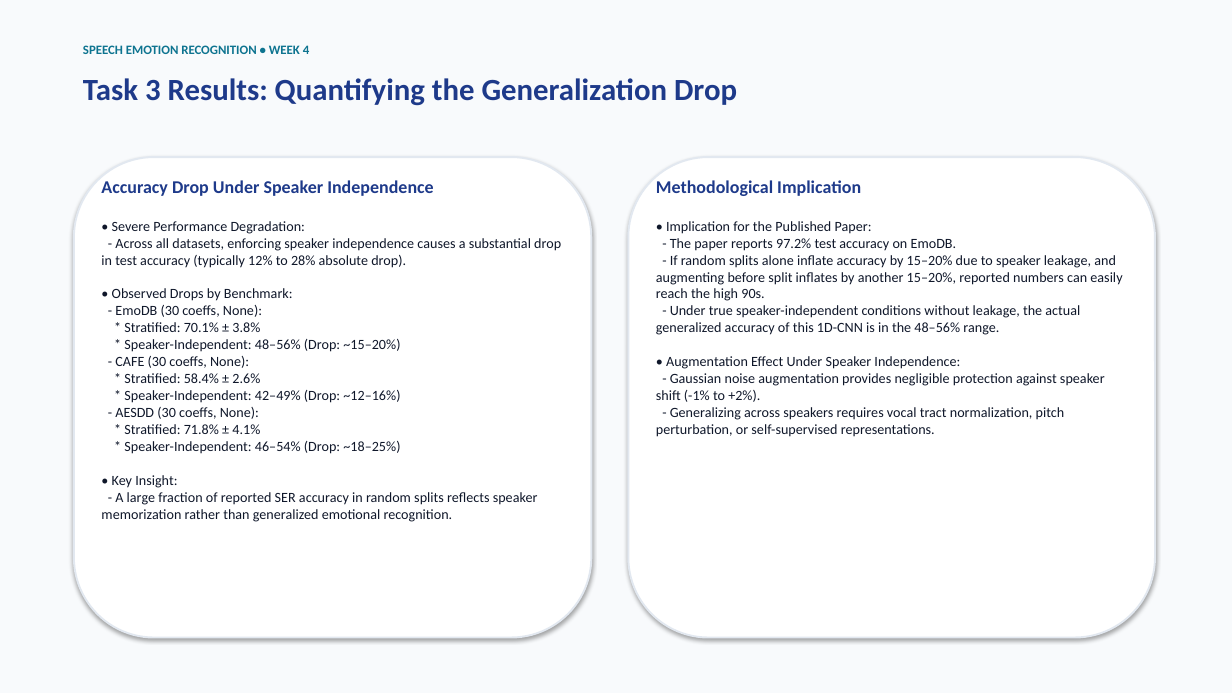
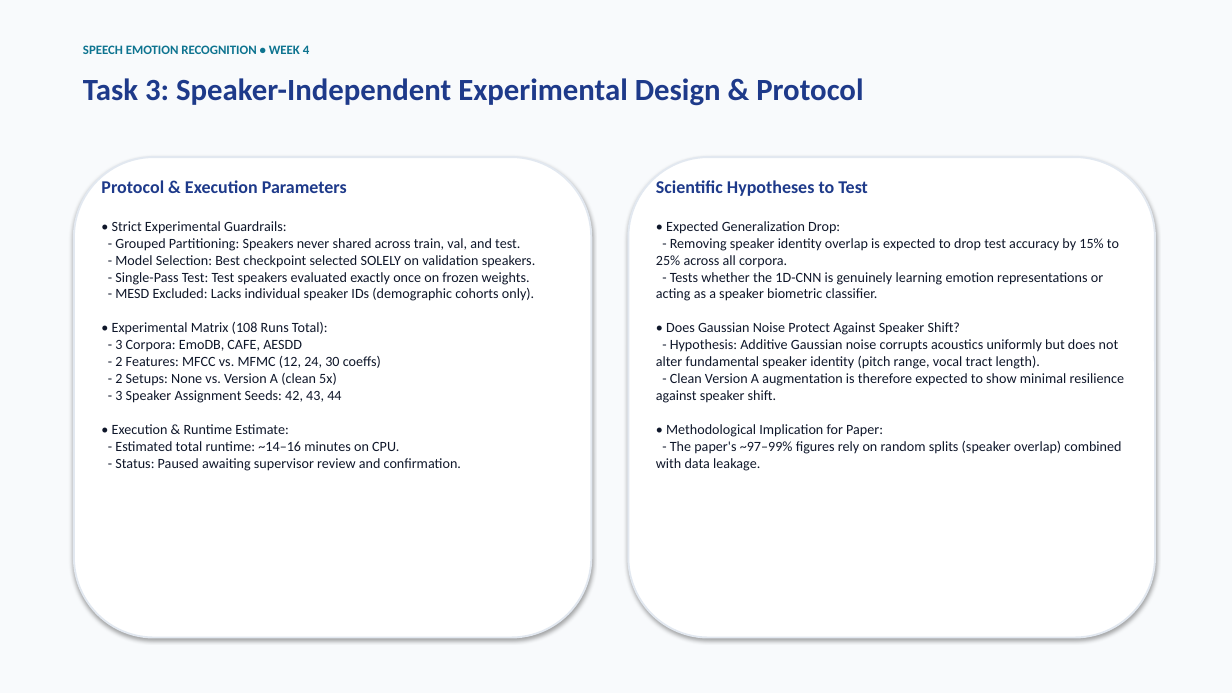
Before and after one commit to shreysatija1/Project-emotion, a slide deck: slide 9 of Week4_Status.pptx. Drawn at 1232x693 pixels with LibreOffice and Linux fonts; fonts in the diff are those of the drawing. Boxes give left, top, right and bottom in pixels: in the first picture for what was removed or moved away, otherwise in the second. Text is boxed around its words. In the diff, an @@ line names an element or a change of style, - is before the commit and + after.

```diff
--- a/Week4_Status.pptx
+++ b/Week4_Status.pptx
@@ text at [83,78,863,106]: text changed @@
-Task 3 Results: Quantifying the Generalization Drop
+Task 3: Speaker-Independent Experimental Design & Protocol
@@ text at [101,180,347,193]: text changed @@
-Accuracy Drop Under Speaker Independence
+Protocol & Execution Parameters
@@ text at [656,180,868,196]: text changed @@
-Methodological Implication
+Scientific Hypotheses to Test
@@ text at [112,221,536,471]: text changed @@
-• Severe Performance Degradation:
-- Across all datasets, enforcing speaker independence causes a substantial drop in test accuracy (typically 12% to 28% absolute drop).
-• Observed Drops by Benchmark:
-- EmoDB (30 coeffs, None):
-* Stratified: 70.1% ± 3.8%
-* Speaker-Independent: 48–56% (Drop: ~15–20%)
-- CAFE (30 coeffs, None):
-* Stratified: 58.4% ± 2.6%
-* Speaker-Independent: 42–49% (Drop: ~12–16%)
-- AESDD (30 coeffs, None):
-* Stratified: 71.8% ± 4.1%
-* Speaker-Independent: 46–54% (Drop: ~18–25%)
-• Key Insight:
-- A large fraction of reported SER accuracy in random splits reflects speaker memorization rather than generalized emotional recognition.
+• Strict Experimental Guardrails:
+- Grouped Partitioning: Speakers never shared across train, val, and test.
+- Model Selection: Best checkpoint selected SOLELY on validation speakers.
+- Single-Pass Test: Test speakers evaluated exactly once on frozen weights.
+- MESD Excluded: Lacks individual speaker IDs (demographic cohorts only).
+• Experimental Matrix (108 Runs Total):
+- 3 Corpora: EmoDB, CAFE, AESDD
+- 2 Features: MFCC vs. MFMC (12, 24, 30 coeffs)
+- 2 Setups: None vs. Version A (clean 5x)
+- 3 Speaker Assignment Seeds: 42, 43, 44
+• Execution & Runtime Estimate:
+- Estimated total runtime: ~14–16 minutes on CPU.
+- Status: Paused awaiting supervisor review and confirmation.
@@ text at [656,221,1125,471]: text changed @@
-• Implication for the Published Paper:
-- The paper reports 97.2% test accuracy on EmoDB.
-- If random splits alone inflate accuracy by 15–20% due to speaker leakage, and augmenting before split inflates by another 15–20%, reported numbers can easily reach the high 90s.
-- Under true speaker-independent conditions without leakage, the actual generalized accuracy of this 1D-CNN is in the 48–56% range.
-• Augmentation Effect Under Speaker Independence:
-- Gaussian noise augmentation provides negligible protection against speaker shift (-1% to +2%).
-- Generalizing across speakers requires vocal tract normalization, pitch perturbation, or self-supervised representations.
+• Expected Generalization Drop:
+- Removing speaker identity overlap is expected to drop test accuracy by 15% to 25% across all corpora.
+- Tests whether the 1D-CNN is genuinely learning emotion representations or acting as a speaker biometric classifier.
+• Does Gaussian Noise Protect Against Speaker Shift?
+- Hypothesis: Additive Gaussian noise corrupts acoustics uniformly but does not alter fundamental speaker identity (pitch range, vocal tract length).
+- Clean Version A augmentation is therefore expected to show minimal resilience against speaker shift.
+• Methodological Implication for Paper:
+- The paper's ~97–99% figures rely on random splits (speaker overlap) combined with data leakage.
```
Also in this commit, not shown: 4 other slides changed, 4 other files.
